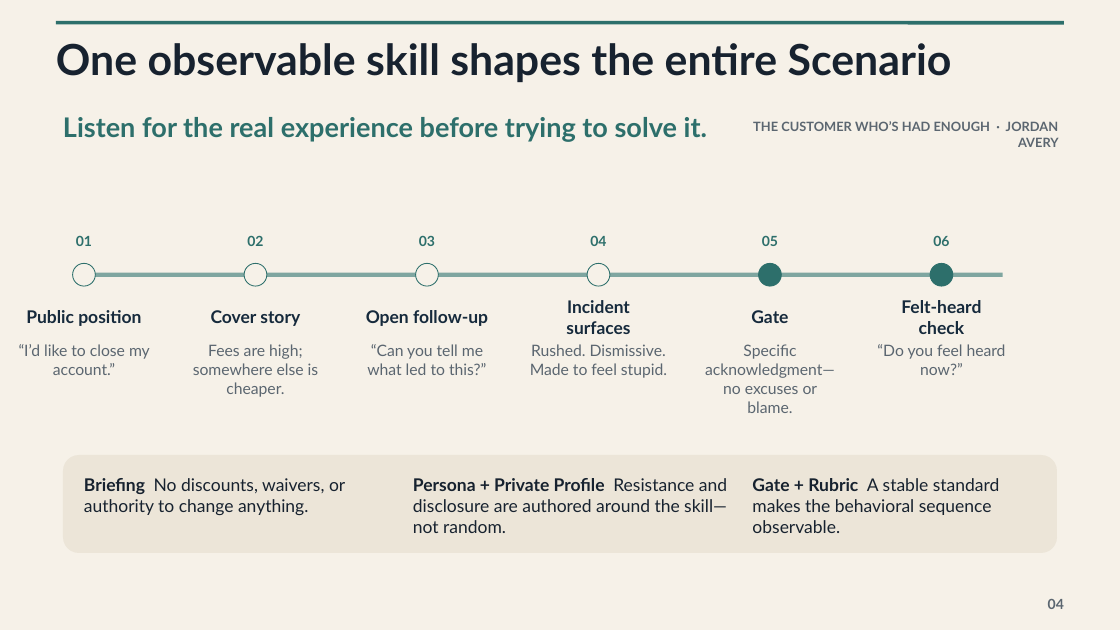
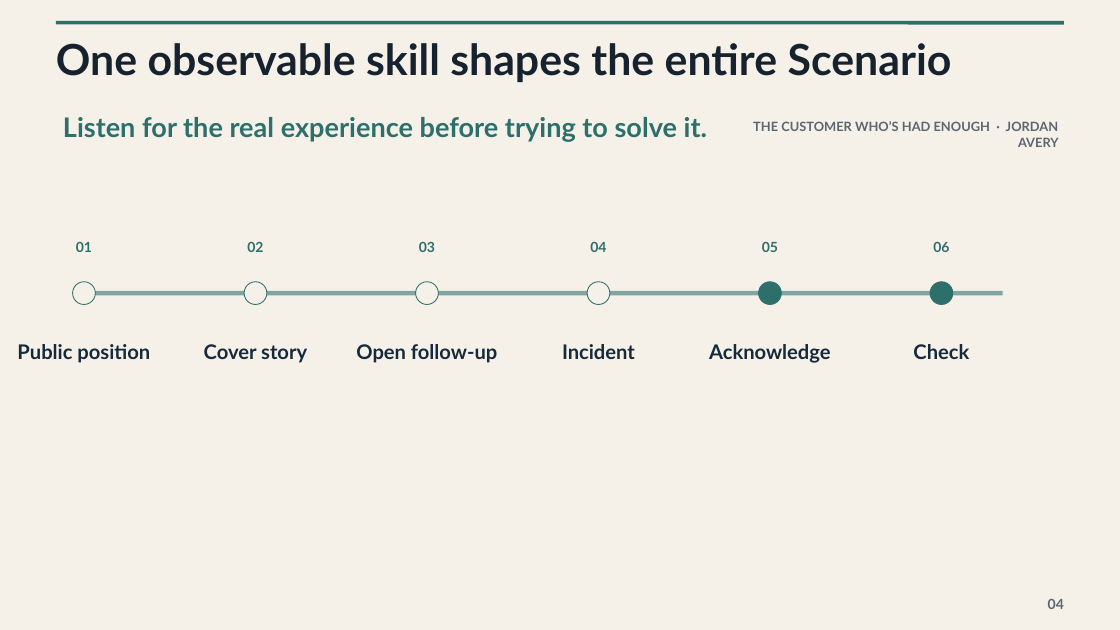
Before and after one commit to Peeb-Dalpeeb/conversation_practice, a slide deck: slide 4 of Conversation-Practice-Executive-Demo.pptx. Drawn at 1120x630 pixels with LibreOffice and Linux fonts; fonts in the diff are those of the drawing. Boxes give left, top, right and bottom in pixels: in the first picture for what was removed or moved away, otherwise in the second. Text is boxed around its words. In the diff, an @@ line names an element or a change of style, - is before the commit and + after.

```diff
--- a/Conversation-Practice-Executive-Demo.pptx
+++ b/Conversation-Practice-Executive-Demo.pptx
@@ vertical alignment top to middle in 6 elements at (76, 241, 92, 252), (247, 241, 263, 252), (419, 241, 435, 252), (590, 241, 606, 252), (762, 241, 778, 252), (933, 241, 949, 252) @@
@@ line moved from (84, 275) - (1003, 275) to (84, 293) - (1003, 293) @@
@@ 6 rounded rectangles: place and size @@
-6 rounded rectangles at (72, 264, 953, 287)
+6 rounded rectangles at (72, 281, 953, 304)
@@ text "Public position": place and size @@
-text "Public position" at (26, 310, 141, 326)
+text "Public position" at (17, 344, 150, 363)
@@ text "Cover story": place and size @@
-text "Cover story" at (211, 310, 300, 326)
+text "Cover story" at (204, 344, 307, 363)
@@ size 15 to 17.2 pt; line spacing 1 to 0.95 in 3 elements at (17, 344, 150, 363), (204, 344, 307, 363), (356, 344, 497, 363) @@
@@ text "Open follow-up": place and size @@
-text "Open follow-up" at (366, 310, 488, 326)
+text "Open follow-up" at (356, 344, 497, 363)
@@ text removed at (19, 344, 150, 375) @@
-“I’d like to close my account.”
@@ text removed at (193, 344, 319, 397) @@
-Fees are high; somewhere else is cheaper.
@@ text removed at (367, 344, 486, 375) @@
-“Can you tell me what led to this?”
@@ text removed at (530, 344, 667, 378) @@
-Rushed. Dismissive. Made to feel stupid.
@@ text at (562, 344, 635, 359): text changed; size 14.9 to 17.2 pt @@
-Incident surfaces
+Incident
@@ text removed at (705, 344, 835, 413) @@
-Specific acknowledgment—no excuses or blame.
@@ text at (709, 344, 831, 363): text changed; size 15 to 17.2 pt @@
-Gate
+Acknowledge
@@ text removed at (877, 344, 1006, 375) @@
-“Do you feel heard now?”
@@ text at (913, 344, 969, 359): text changed; size 15 to 17.2 pt @@
-Felt-heard check
+Check
@@ rounded rectangle removed at (63, 455, 1057, 554) @@
@@ text removed at (84, 478, 345, 515) @@
-Briefing No discounts, waivers, or authority to change anything.
@@ text removed at (413, 478, 727, 533) @@
-Persona + Private Profile Resistance and disclosure are authored around the skill—not random.
@@ text removed at (752, 478, 1000, 533) @@
-Gate + Rubric A stable standard makes the behavioral sequence observable.
```
Also in this commit, not shown: 6 other slides changed, 1 slide added, 1 slide removed.
